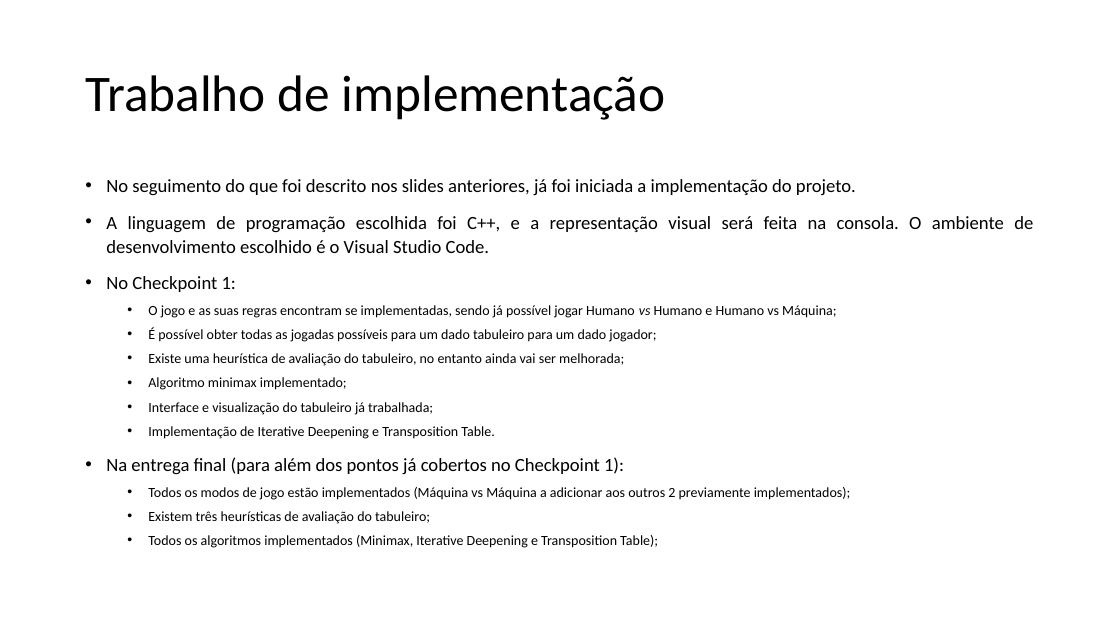
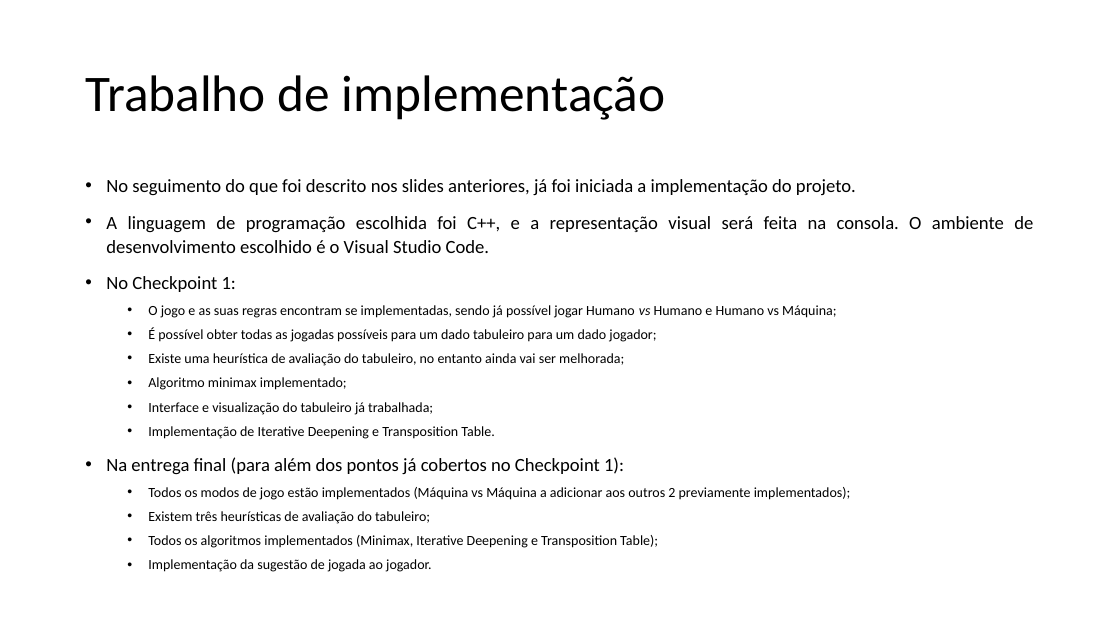
Before and after one commit to gmtorres/MIEIC_19_20_IART, a slide deck: slide 4 of EximoP1_final.odp. Drawn at 1120x630 pixels with LibreOffice and Linux fonts; fonts in the diff are those of the drawing. Boxes give left, top, right and bottom in pixels: in the first picture for what was removed or moved away, otherwise in the second. Text is boxed around its words. In the diff, an @@ line names an element or a change of style, - is before the commit and + after.

```diff
--- a/EximoP1_final.odp
+++ b/EximoP1_final.odp
@@ text at <box>148,559,431,572</box>: paragraph added @@
+  • Implementação da sugestão de jogada ao jogador.
```
Also in this commit, not shown: 3 other files.
